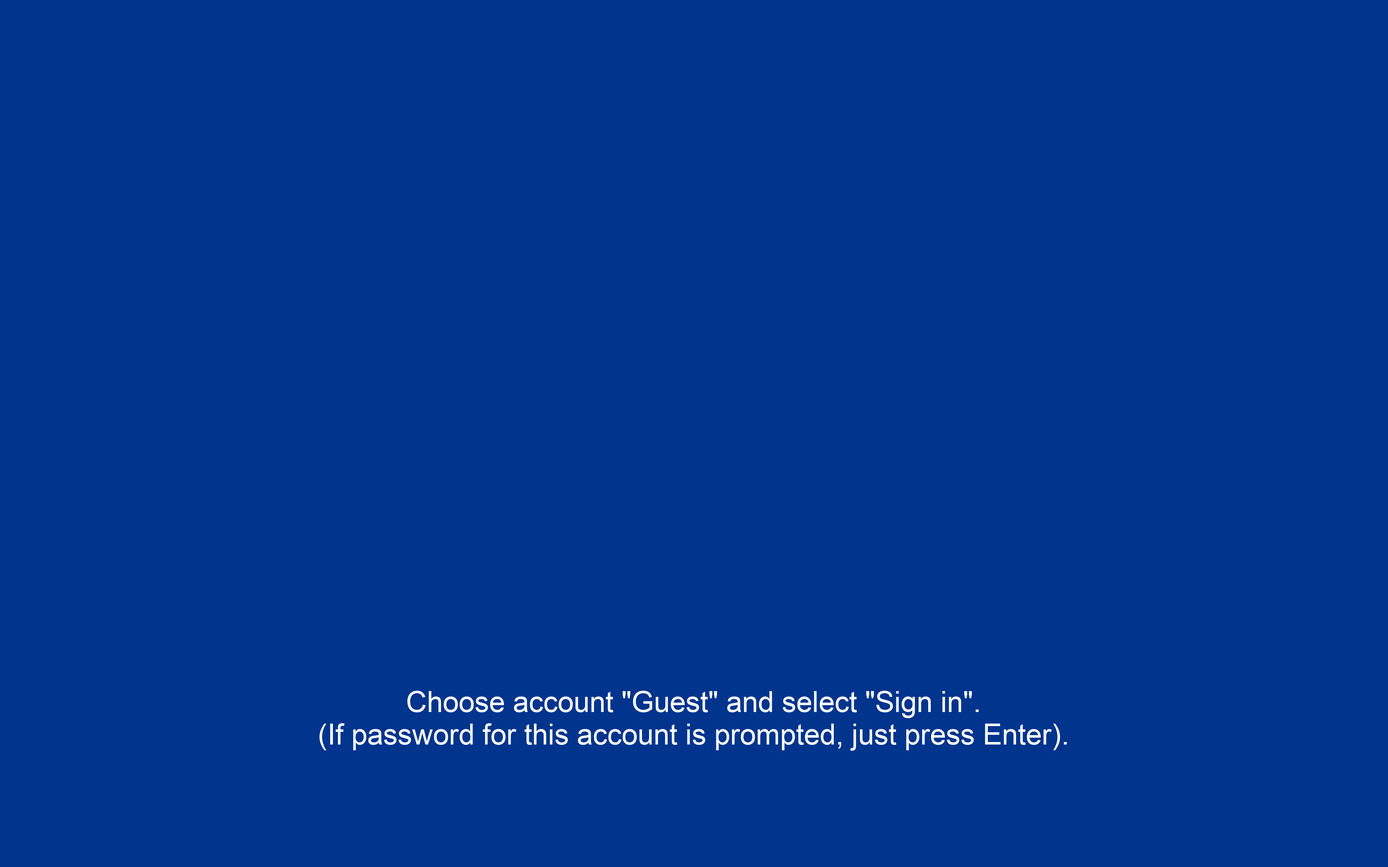
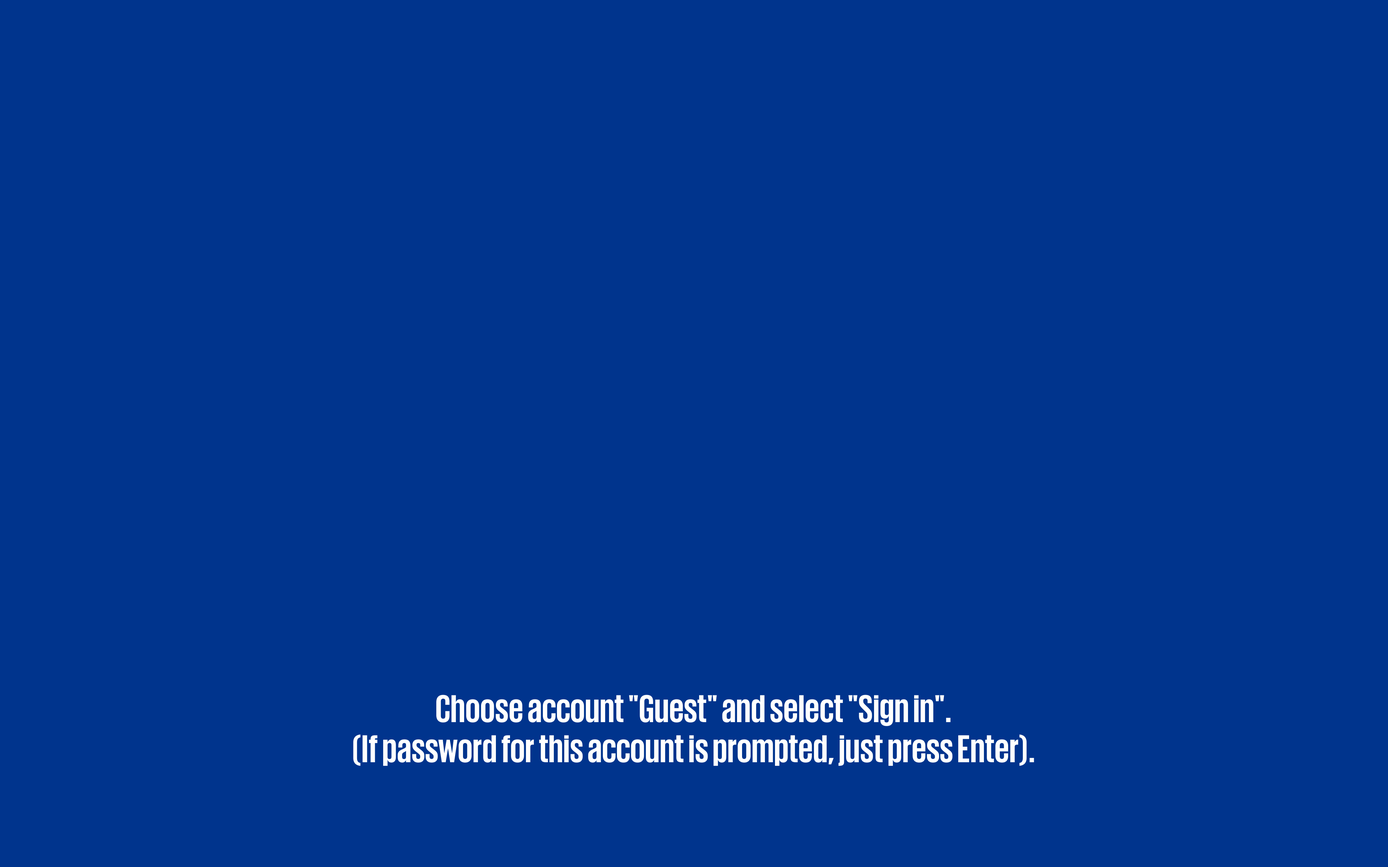
The second 1388x867 image is a revision of the first. Changes to its layers:
painted on "Choose account 'Guest' and sel..." over [319, 690, 1067, 767]
